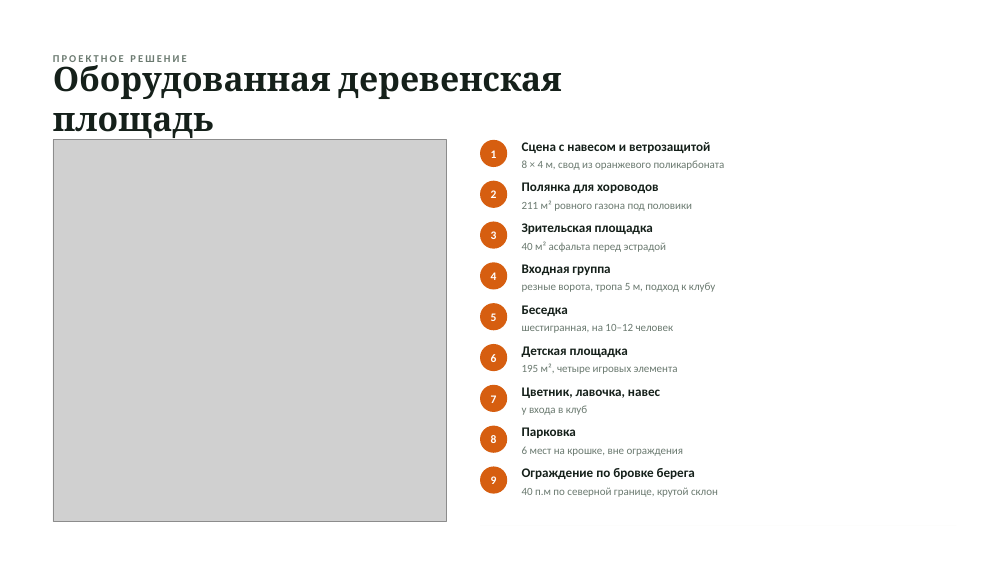
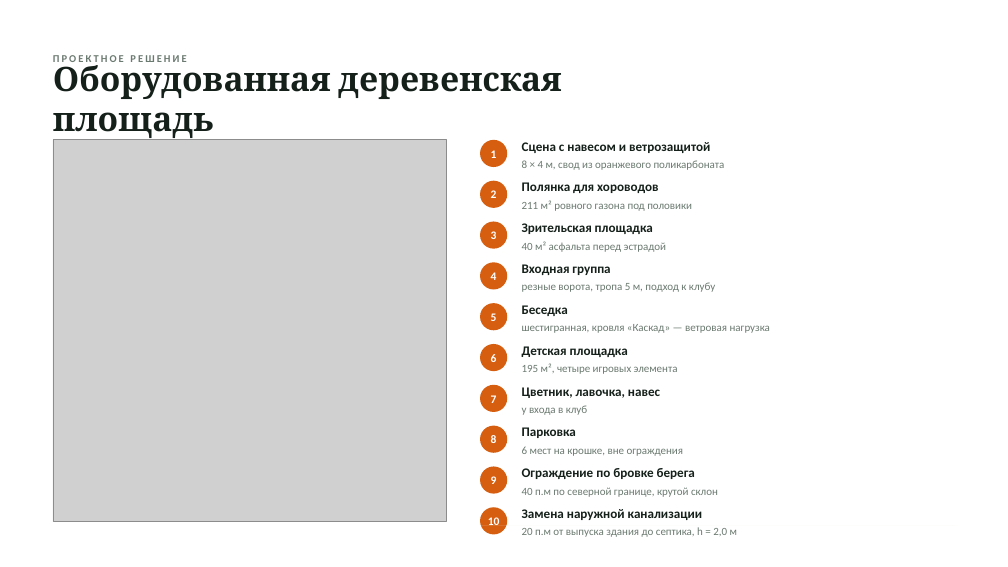
Before and after one commit to hobuchenie11-create/my-project, a slide deck: slide 4 of polyanka-prezentaciya.pptx. Drawn at 1008x567 pixels with LibreOffice and Linux fonts; fonts in the diff are those of the drawing; grey boxes stand for pictures. Boxes give left, top, right and bottom in pixels: in the first picture for what was removed or moved away, otherwise in the second. Text is boxed around its words. In the diff, an @@ line names an element or a change of style, - is before the commit and + after.

```diff
--- a/polyanka-prezentaciya.pptx
+++ b/polyanka-prezentaciya.pptx
@@ text at [522, 324, 770, 333]: text changed @@
-шестигранная, на 10–12 человек
+шестигранная, кровля «Каскад» — ветровая нагрузка
@@ ellipse added at [480, 507, 507, 535], fill #D65E10 @@
@@ text added at [522, 509, 703, 520], 12.5 pt, text #15201A, bold @@
+Замена наружной канализации
@@ text added at [488, 517, 500, 525], 11 pt, text #FFFFFF, bold @@
+10
@@ text added at [522, 527, 737, 537], 10.5 pt, text #6B7A70 @@
+20 п.м от выпуска здания до септика, h = 2,0 м
```
Also in this commit, not shown: 4 other slides changed, 3 other files.
